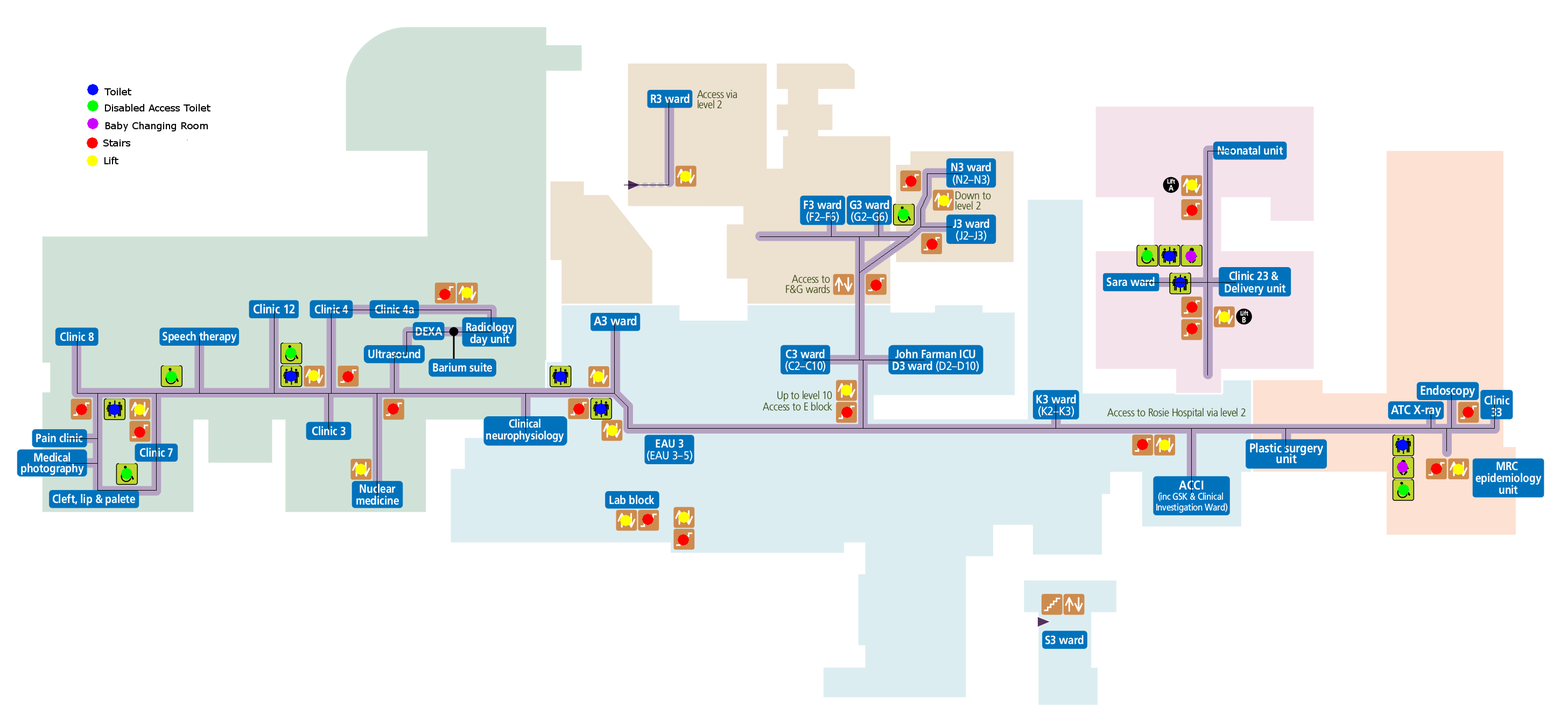
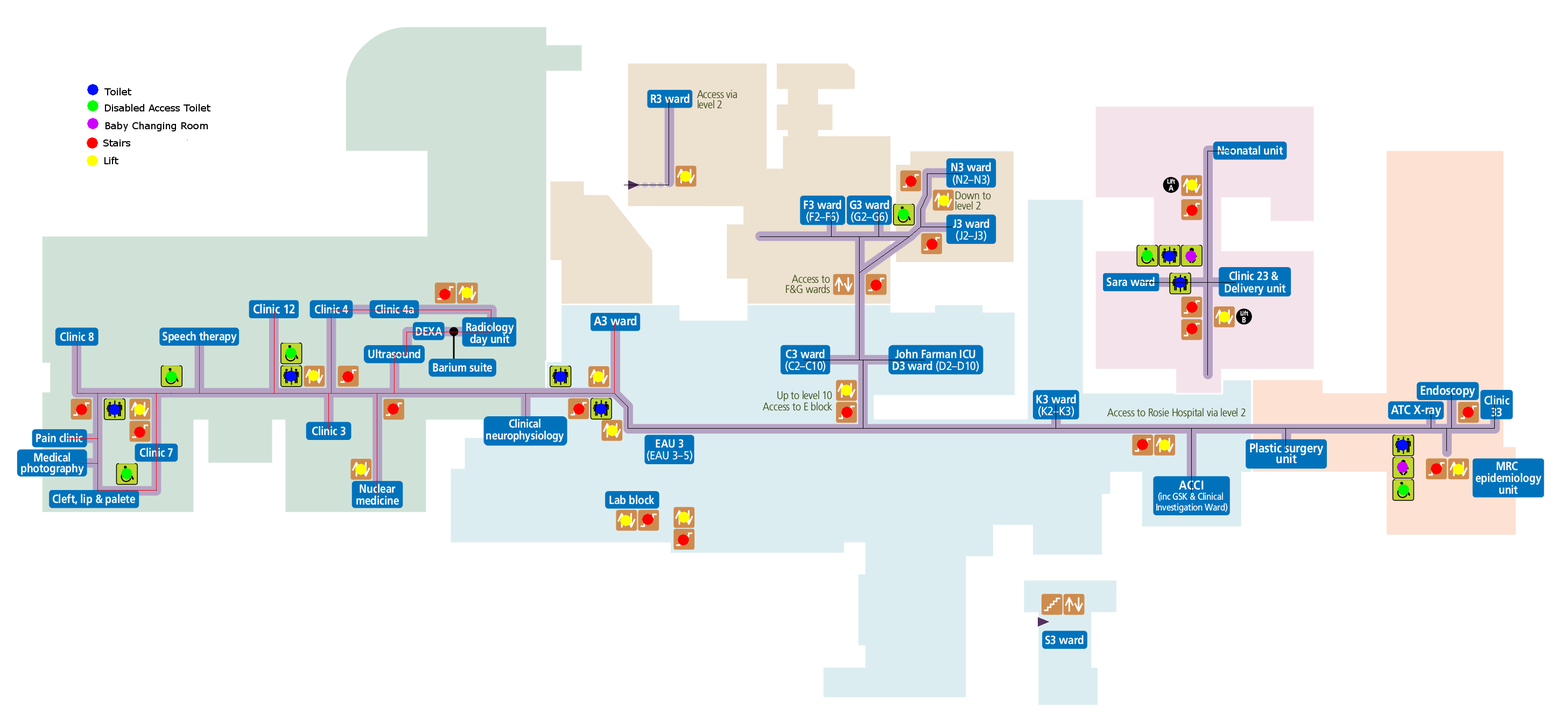
Layer changes from the first 1568x727 image to the second:
painted on "Level3Lines.png" over [67, 309, 615, 497]
